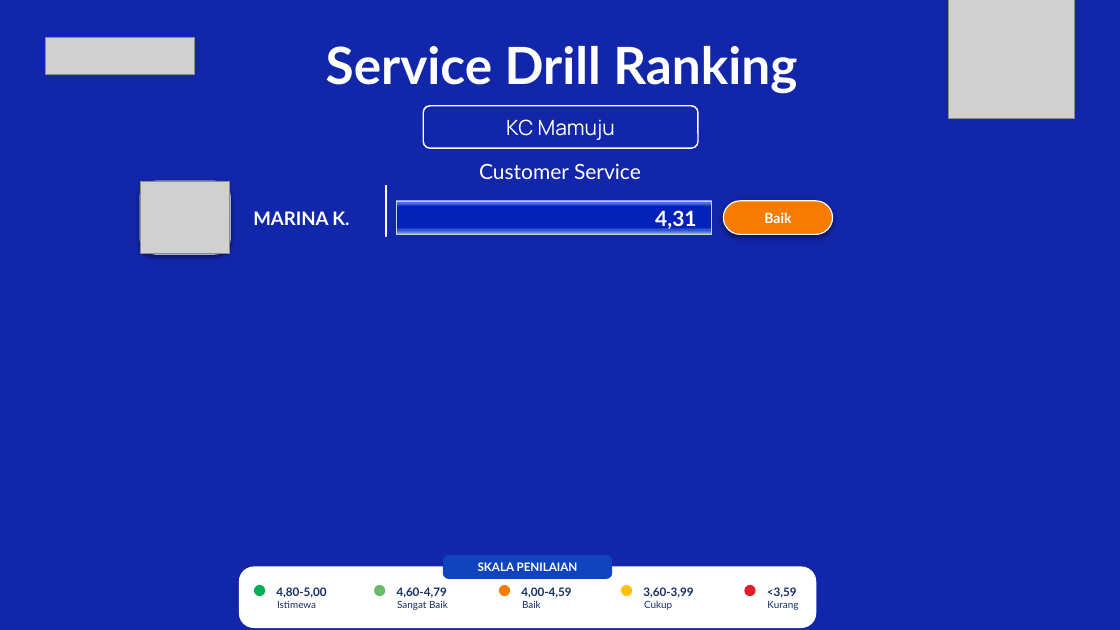
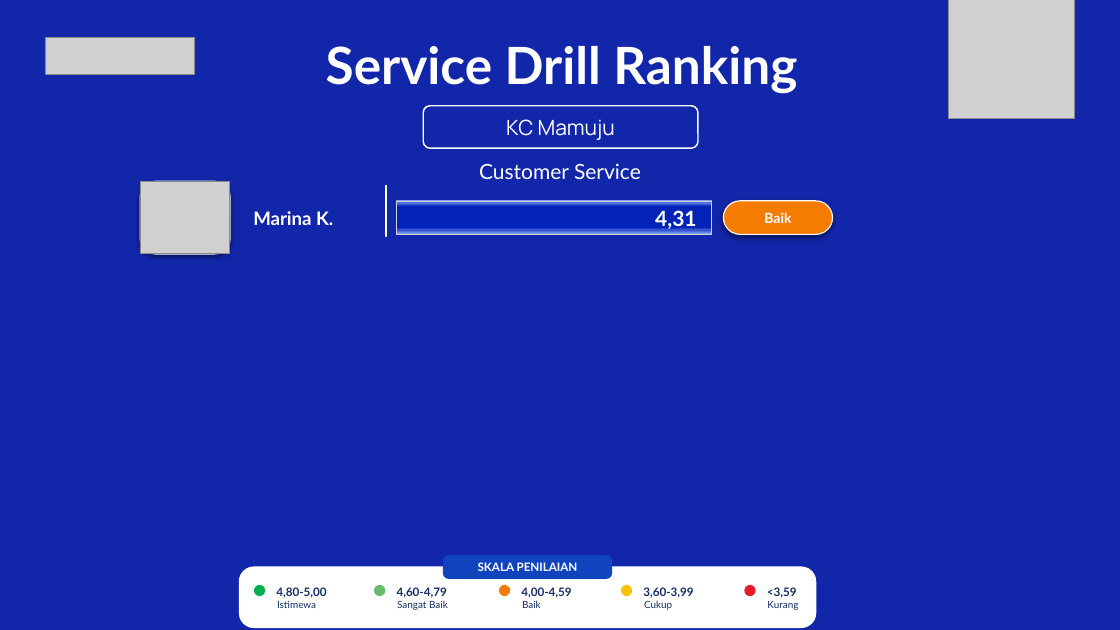
Before and after one commit to hengkiyudijanto/btn-sip, a slide deck: slide 2 of uji-jarak.pptx. Drawn at 1120x630 pixels with LibreOffice and Linux fonts; fonts in the diff are those of the drawing; grey boxes stand for pictures; background and template pictures are left out. Boxes give left, top, right and bottom in pixels: in the first picture for what was removed or moved away, otherwise in the second. Text is boxed around its words. In the diff, an @@ line names an element or a change of style, - is before the commit and + after.

Commit message:
Perbaiki nama petugas yang masih huruf besar semua
Masalah yang dilaporkan user: nama petugas di slide masih huruf besar semua
("MARINA KADIR"), padahal seharusnya cuma huruf pertama tiap kata.

Ada DUA sebab, keduanya harus dibetulkan:

1. EKSTENSI PRISMA MENYARING MODEL TERLALU DINI
   src/lib/db.ts melewati query yang modelnya tidak ada di daftar, dan query
   ke model Penilaian (bukan Pegawai) jadi dilewati lebih dulu. Akibatnya
   nama pada RELASI BERSARANG tidak pernah ditelusuri:
     prisma.penilaian.findMany({ select: { pegawai: { select: { nama } } } })
     mengembalikan "MARINA KADIR" apa adanya.
   Sekarang penelusurannya dijalankan untuk semua model — biayanya murah
   (hanya menyentuh objek yang punya `nama`), dan aturan mana yang dipakai
   ditentukan dari objeknya sendiri.

2. JENIS MODEL DITEBAK DARI NAMA FIELD RELASI
   src/lib/rapikan-data.ts menebak model dari nama field relasi, dan
   menyimpannya salah saat objeknya cuma berisi `nama` (hasil
   `select: { nama: true }`) sehingga nama CABANG dirapikan dengan aturan
   umum — "KC MAMUJU" jadi "Kc Mamuju".

   Sekarang jenis model ditentukan dari FIELD PENANDA objeknya (nip -> Pegawai,
   kode+jenis -> Cabang, bobot -> Jabatan), dan kalau objeknya tidak punya
   field penanda, dari nama field relasi yang membawanya.

3. URUTAN DI GENERATOR SLIDE
   Nama diringkas SEBELUM kapitalisasi diterapkan, sehingga
   "MARINA KADIR" -> "MARINA K." (inisialnya ikut kapital). Sekarang
   dirapikan dulu baru diringkas: ringkasNama(kapitalkan(nama)).

Terverifikasi lewat empat jalur query berbeda, semuanya benar:
  pegawai.findMany                      -> Marina Kadir
  cabang.findMany                       -> KC Mamuju / KCP Polewali Mandar
  penilaian -> pegawai.nama             -> Marina Kadir
  penilaian -> pegawai.cabang.nama      -> Marina Kadir @ KC Mamuju
  susunRanking (dipakai PPTX)           -> unit=KC Mamuju
Dan di slide hasil render: "Husnia P." / "Irwan A." / "KC Mamuju".

Pelajaran yang berlaku umum: menguji SATU jalur query tidak cukup. Ekstensi
yang bekerja untuk `findMany` model langsung bisa gagal untuk relasi
bersarang — uji jalur yang benar-benar dipakai halaman/PPTX.

167 unit test lulus.

```diff
--- a/uji-jarak.pptx
+++ b/uji-jarak.pptx
@@ text at bbox=[253, 211, 333, 225]: text changed @@
-MARINA K.
+Marina K.
```
Also in this commit, not shown: 2 other slides changed, 8 other files.
